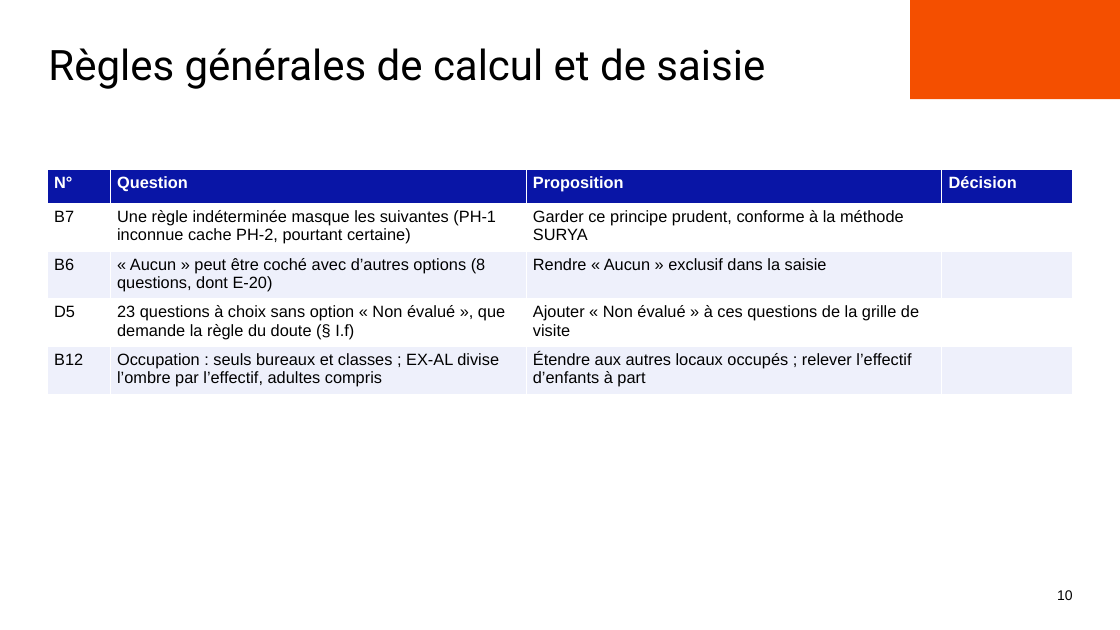
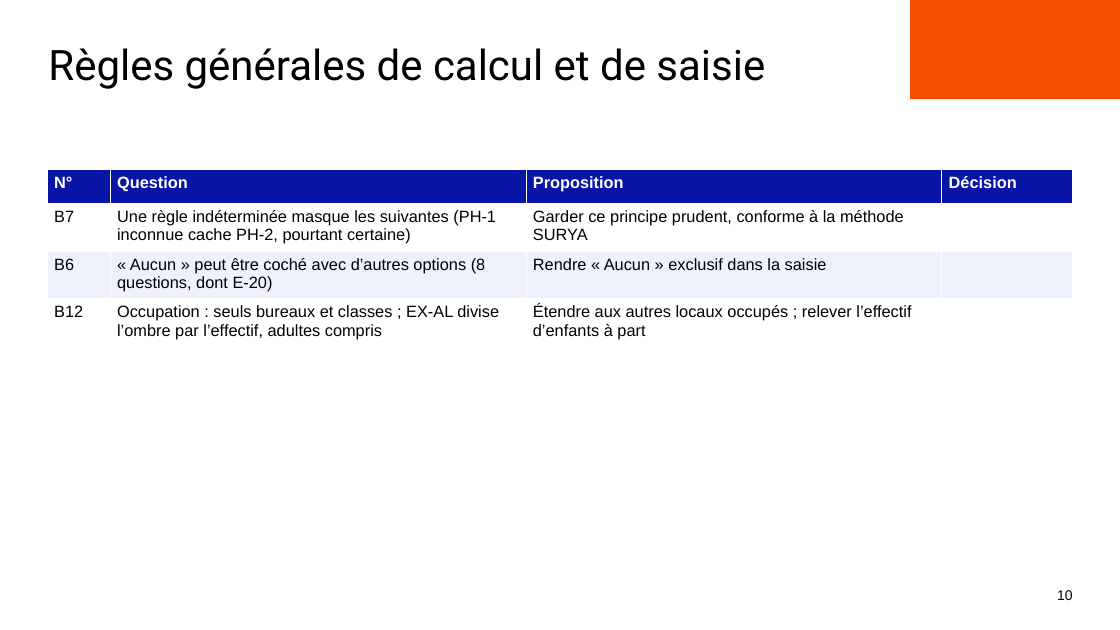
Before and after one commit to benjaminlallemand44/outilplancanicule_methodosurya, a slide deck: slide 10 of docs/presentation/Points_a_trancher_reunion.pptx. Drawn at 1120x630 pixels with LibreOffice and Linux fonts; fonts in the diff are those of the drawing; background and template pictures are left out. Boxes give left, top, right and bottom in pixels: in the first picture for what was removed or moved away, otherwise in the second. Text is boxed around its words. In the diff, an @@ line names an element or a change of style, - is before the commit and + after.

```diff
--- a/docs/presentation/Points_a_trancher_reunion.pptx
+++ b/docs/presentation/Points_a_trancher_reunion.pptx
@@ table at <box>47,170,1072,343</box> @@
-row 4: D5 | 23 questions à choix sans option « Non évalué », que demande la règle du doute (§ I.f) | Ajouter « Non évalué » à ces questions de la grille de visite | 
```
Also in this commit, not shown: 8 other slides changed, 3 slides added, 1 other file.
